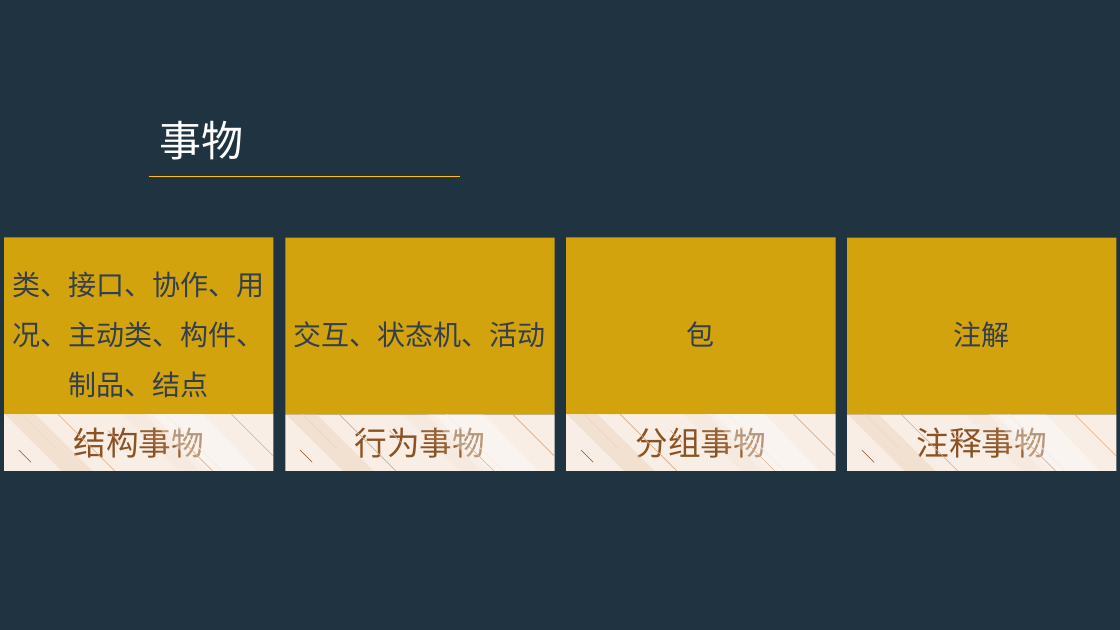
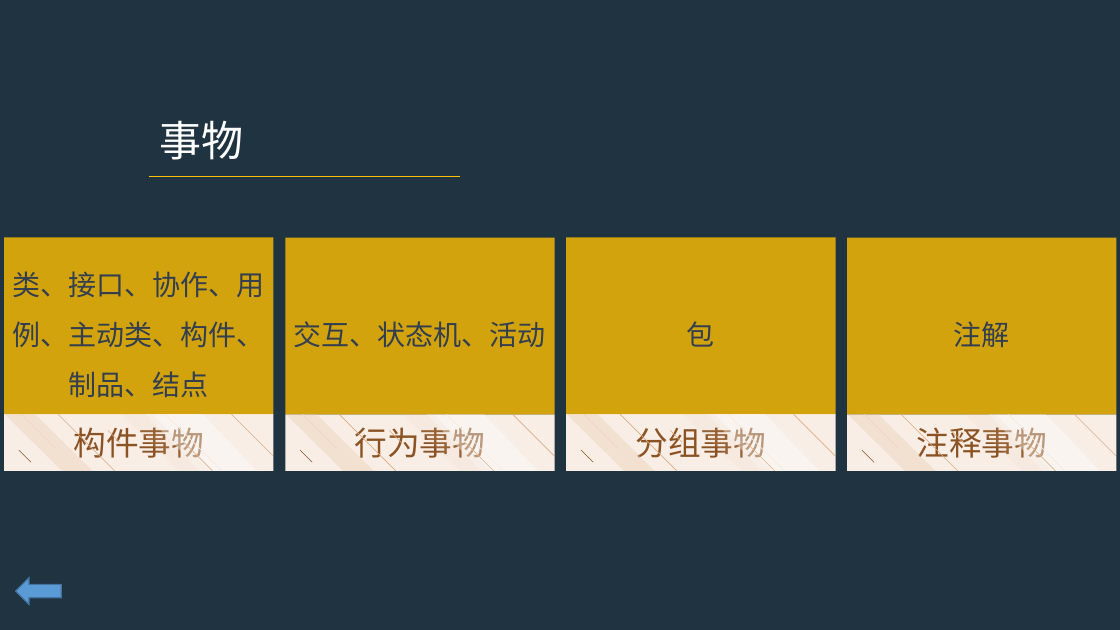
Before and after one commit to PRD2017-G07/G07-teamwork, a slide deck: slide 9 of 0PPT/UML概述.pptx (slide 7 before the commit). Drawn at 1120x630 pixels with LibreOffice and Linux fonts; fonts in the diff are those of the drawing. Boxes give left, top, right and bottom in pixels: in the first picture for what was removed or moved away, otherwise in the second. Text is boxed around its words. In the diff, an @@ line names an element or a change of style, - is before the commit and + after.

```diff
--- a/0PPT/UML概述.pptx
+++ b/0PPT/UML概述.pptx
@@ text in rectangle at bbox=[13, 271, 265, 397]: text changed @@
-类、接口、协作、用况、主动类、构件、制品、结点
+类、接口、协作、用例、主动类、构件、制品、结点
@@ text in rectangle at bbox=[73, 427, 204, 464]: text changed @@
-结构事物
+构件事物
@@ left arrow added at bbox=[16, 578, 61, 605], fill #5B9BD5, outline #43739E 1 pt @@
```
Also in this commit, not shown: 7 other slides changed, 7 slides added, 1 slide removed.
